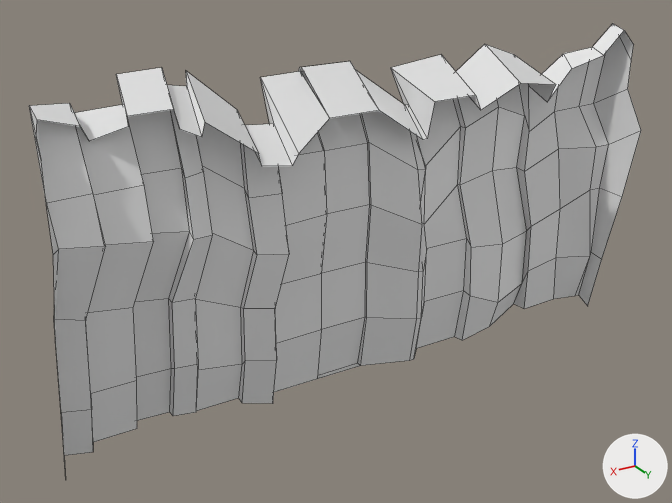
One commit to the OBJ model Assets/Environment/Cliffs/Cliff1/Cliff1.obj: the scene before it, then after it.
Camera for both pictures: a 50 mm camera at (16.74, 24.68, 12.19) aimed at (2.06, 0.2, -0.04). The axes (+X, +Y, +Z) are drawn at lower right. The lights are the same throughout. Mesh edges are drawn as thin lines. Where no turn or scale is listed for an object, it has been applied to the vertices. Vertices at the same position are counted once.

The first picture shows 'Cliff1'.
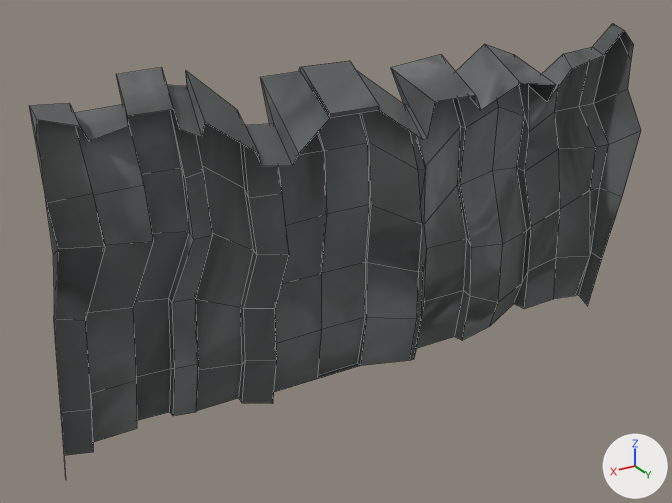
The newer file is also turned or shifted as a whole; pictures and numbers use the older file's frame.

What changed in the scene script:
```text
Add img_cliff1diff_psd:
    img_cliff1diff_psd = load_image('Cliff1Diff.psd', 'Cliff1Diff.png', 1024, 1024, 'sRGB')
Add mat_lambert3sg:
    mat_lambert3sg = principled_material('lambert3SG')
    mat_lambert3sg.texture = img_cliff1diff_psd
    mat_lambert3sg.roughness = 1.0
Change me_cliff1:
    used by ob_cliff1; location = (0.0, 0.0, 0.0)
    verts and faces of me_cliff1; kept vertices keep their numbers, new ones are numbered from 212
    before: 44 (0.9, -0.9, 5.8), 45 (2.7, -0.9, 5.8) at pixel (300, 71), 52 (0.9, 0.9, 4.8) at pixel (379, 110), 53 (2.7, 0.9, 4.8) at pixel (329, 118), 68 (0.9, -0.8, 6.0) at pixel (350, 61)
    before: 69 (2.7, -0.8, 6.0) at pixel (301, 67)
    remove me_cliff1.from_pydata(...)  # 212 vertices, 177 faces; spans x -10.3..11.9, y -1.1..2.1, z -5.0..6.6
    add me_cliff1.from_pydata(...)  # 214 vertices, 180 faces; spans x -10.3..11.9, y -1.1..2.1, z -5.0..6.6
    me_cliff1 part 1
    add delete_faces([(52, 68, 69, 53)])
    add verts[212] = (2.7, 0.9, 4.9)  # pixel (329, 113)
    add verts[213] = (0.9, 0.9, 4.9)  # pixel (379, 105)
    add faces += [(68, 69, 212, 213), (45, 53, 212, 69), (52, 213, 212, 53), (44, 68, 213, 52)]
    me_cliff1 part 2: 176 faces spanning x -10.3..11.9, y -1.1..2.1, z -5.0..6.6 switch from no material to mat_lambert3sg (picture img_cliff1diff_psd)
```

Boxes (x1, y1, x2, y2) around the edits, measured in the pictures (672 x 503 px):
part 1 of me_cliff1, built on: before (302, 61, 379, 118); after (301, 61, 379, 118)
part 2 of me_cliff1, recoloured: (29, 24, 641, 455) in both
